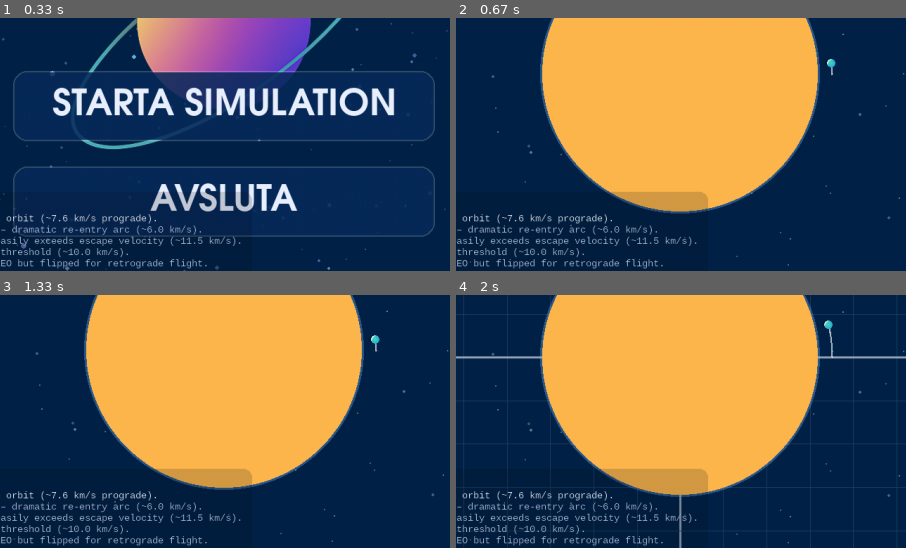
Above: before the commit, frames 1-4 (two rows, left to right).
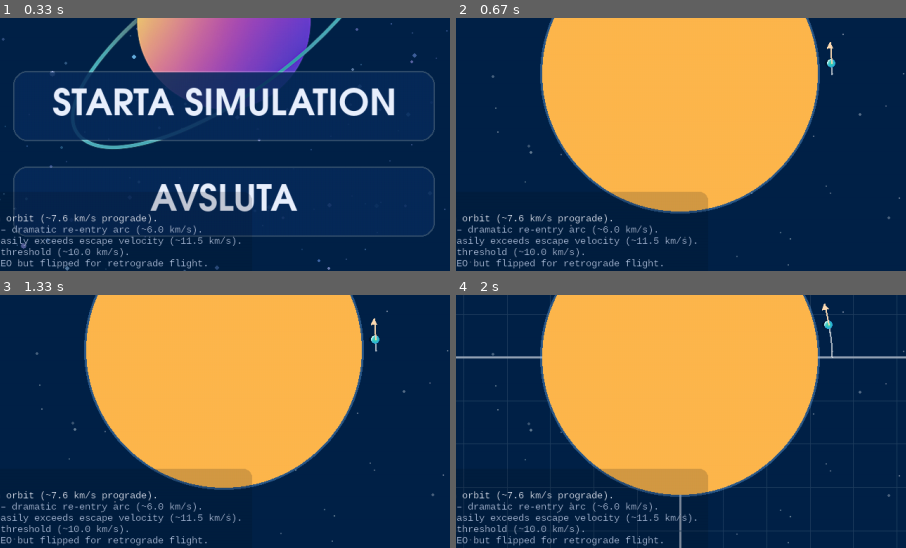
Above: after the commit, the same moments.

Repository: askel-dev/gymnasiearbete-omloppsbana
Game: pygame game, started from src/orbit_pygame.py
The game is run twice, just before and just after one commit, with the same random seed, the same clock (stepped at 60 frames per second) and the same inputs.
Inputs (mouse positions are % of the whole screen's width and height, from its top left):
- Up to frame 1 (0.33 s): no input
- Up to frame 2 (0.67 s): press the mouse at (50, 63) at 0.37 s; move the mouse to (51, 71) at 0.47 s; release the mouse at (53, 79) at 0.6 s
- Up to frame 3 (1.33 s): tap V at 0.67 s; click "Reset" at 1.05 s
- Up to frame 4 (2 s): hold Right 1.33-1.8 s; tap Space at 1.4, 1.7 s; tap G at 1.83 s
The pictures show only the part of the screen within x 25-75%, y 46-96%; the shares and areas given below are measured in that part.

Frame 1 is identical in both runs. In frame 2, less than 0.1% of the frame differs, in the area x 82-84%, y 9-19%; in frame 3, less than 0.1%; in frame 4, less than 0.1%, in the area x 81-84%, y 3-13%.

Commit message:
Add toggleable velocity arrow for satellite

Diff:
--- a/src/orbit_pygame.py
+++ b/src/orbit_pygame.py
@@ -244,9 +244,16 @@
     surface.blit(planet_surface, planet_surface.get_rect(center=center))
 
 
-def draw_velocity_arrow(surface: pygame.Surface, start: tuple[int, int], end: tuple[int, int], head_length: int, head_angle: float) -> None:
-    pygame.draw.line(surface, VEL_COLOR, start, end, 2)
+def draw_velocity_arrow(
+    surface: pygame.Surface,
+    start: tuple[int, int],
+    end: tuple[int, int],
+    head_length: int,
+    head_angle_deg: float,
+) -> None:
+    pygame.draw.line(surface, VEL_ARROW_COLOR, start, end, 2)
     angle = math.atan2(start[1] - end[1], end[0] - start[0])
+    head_angle = math.radians(head_angle_deg)
     left = (
         int(end[0] - head_length * math.cos(angle - head_angle)),
         int(end[1] + head_length * math.sin(angle - head_angle)),
@@ -255,7 +262,7 @@
         int(end[0] - head_length * math.cos(angle + head_angle)),
         int(end[1] + head_length * math.sin(angle + head_angle)),
     )
-    pygame.draw.polygon(surface, VEL_COLOR, [end, left, right])
+    pygame.draw.polygon(surface, VEL_ARROW_COLOR, [end, left, right])
 
 
 def generate_starfield(num_stars: int) -> list[dict[str, object]]:
@@ -640,7 +647,12 @@
 ORBIT_PRIMARY_COLOR = (255, 255, 255, 180)
 ORBIT_SECONDARY_COLOR = (220, 236, 255, 140)
 ORBIT_LINE_WIDTH = 2
-VEL_COLOR = (46, 209, 195)
+VEL_ARROW_COLOR = (255, 220, 180)
+VEL_ARROW_SCALE = 0.004
+VEL_ARROW_MIN_PIXELS = 0
+VEL_ARROW_MAX_PIXELS = 90
+VEL_ARROW_HEAD_LENGTH = 10
+VEL_ARROW_HEAD_ANGLE_DEG = 26
 BUTTON_COLOR = (8, 32, 64, int(255 * 0.78))
 BUTTON_HOVER_COLOR = (18, 52, 94, int(255 * 0.88))
 BUTTON_TEXT_COLOR = (234, 241, 255)
@@ -1161,6 +1173,7 @@
     ppm_target = ppm
     real_time_speed = REAL_TIME_SPEED
     grid_overlay_enabled = False
+    show_velocity_arrow = True
     camera_mode = "earth"
     camera_center = np.array([0.0, 0.0], dtype=float)
     camera_target = np.array([0.0, 0.0], dtype=float)
@@ -1214,7 +1227,7 @@
         nonlocal impact_overlay_reveal_time, impact_overlay_visible_since
         nonlocal atmosphere_entry_time_sim
         nonlocal atmosphere_entry_time_real, atmosphere_warning_end_time
-        nonlocal atmosphere_logged
+        nonlocal atmosphere_logged, show_velocity_arrow
         global CURRENT_HUD_ALPHA
         close_logger()
         r = R0.copy()
@@ -1238,6 +1251,7 @@
         camera_center[:] = (0.0, 0.0)
         camera_target[:] = (0.0, 0.0)
         camera_mode = "earth"
+        show_velocity_arrow = True
         is_dragging_camera = False
         orbit_prediction_period, orbit_prediction_points = compute_orbit_prediction(r, v)
         impact_info = None
@@ -1560,6 +1574,8 @@
                         load_next_scenario()
                     elif event.key == pygame.K_c:
                         toggle_camera()
+                    elif event.key == pygame.K_v:
+                        show_velocity_arrow = not show_velocity_arrow
             elif event.type == pygame.MOUSEBUTTONDOWN:
                 if event.button == 1 and state == "running":
                     if not is_over_button(event.pos):
@@ -1957,6 +1973,31 @@
         if heating_intensity > 0.0:
             draw_heating_glow(screen, sat_pos, sat_radius_px, heating_intensity)
         draw_satellite(screen, sat_pos, earth_screen_pos, sat_radius_px)
+
+        if show_velocity_arrow:
+            vx, vy = float(v[0]), float(v[1])
+            vmag = math.hypot(vx, vy)
+            if vmag > 1e-6:
+                arrow_length = clamp(
+                    vmag * VEL_ARROW_SCALE,
+                    VEL_ARROW_MIN_PIXELS,
+                    VEL_ARROW_MAX_PIXELS,
+                )
+                if arrow_length > 4.0:
+                    dir_x = vx / vmag
+                    dir_y = vy / vmag
+                    arrow_end = (
+                        int(round(sat_pos[0] + dir_x * arrow_length)),
+                        int(round(sat_pos[1] - dir_y * arrow_length)),
+                    )
+                    head_length = int(max(4, min(VEL_ARROW_HEAD_LENGTH, arrow_length * 0.6)))
+                    draw_velocity_arrow(
+                        screen,
+                        sat_pos,
+                        arrow_end,
+                        head_length,
+                        VEL_ARROW_HEAD_ANGLE_DEG,
+                    )
 
         if atmosphere_entry_time_real is not None:
             elapsed_entry = now_time - atmosphere_entry_time_real
